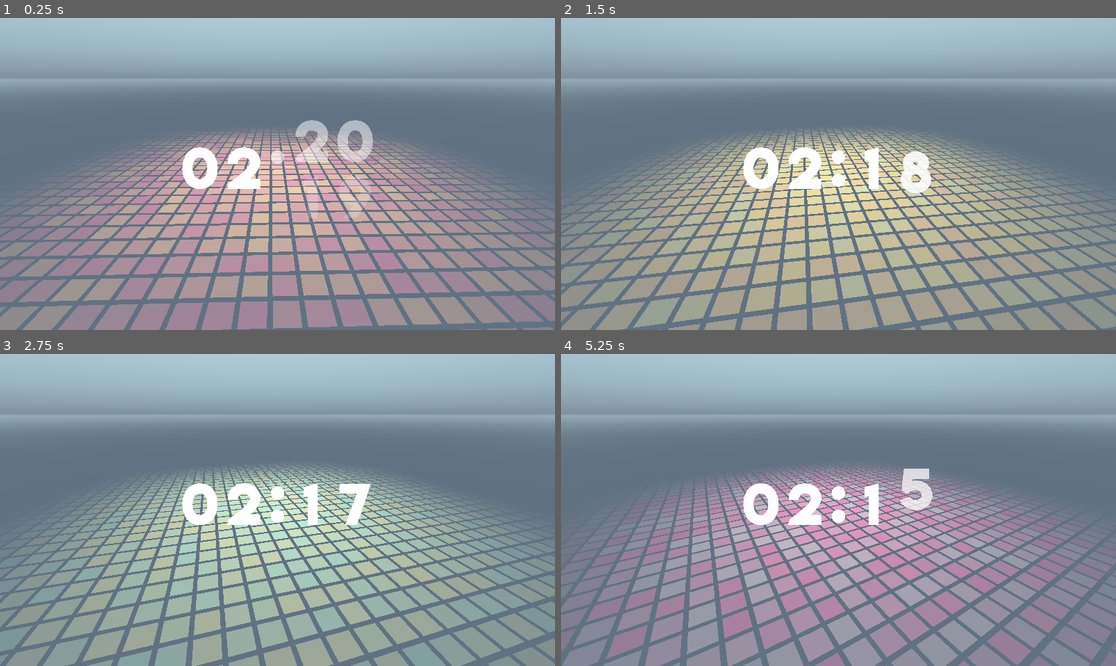
Above: before the commit, frames 1-4 (two rows, left to right).
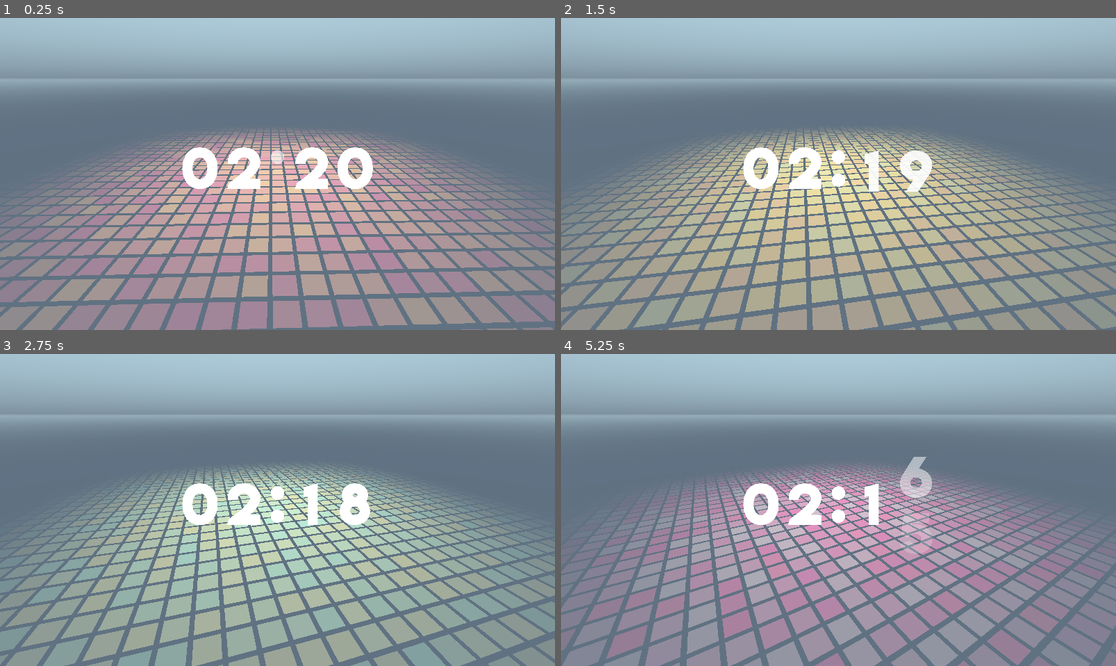
Above: after the commit, the same moments.

Repository: Tralexium/FA2021Countdown
Game: Godot game, scene res://Scenes/Main.tscn
Same seed, same stepped clock (60 frames per second), same inputs: the game is played once before the commit and once after it.
Inputs:
- Up to frame 1 (0.25 s): no input
- Up to frame 2 (1.5 s): no input
- Up to frame 3 (2.75 s): no input
- Up to frame 4 (5.25 s): no input

The runs differ from the first frame. In frame 1, 1.9% of the frame differs, in the area x 53-68%, y 32-65%; in frame 2, 0.3%; in frame 3, 0.4%; in frame 4, 0.9%.

Commit message:
Improved accuracy of the timer

Diff:
--- a/Scenes/UI/Timer.gd
+++ b/Scenes/UI/Timer.gd
@@ -8,7 +8,7 @@
 onready var nColumn := $TimerColumn
 onready var nSecondOne := $Second
 onready var nSecondTwo := $Second2
-onready var nAnimationPlayer := $AnimationPlayer
+onready var nTimer := $Timer
 
 var paused := true
 
@@ -25,11 +25,12 @@
 
 
 func start_timer() -> void:
+	nTimer.start()
 	paused = false
-	_count_down()
 
 
 func pause_timer() -> void:
+	nTimer.stop()
 	paused = true
 
 
@@ -48,8 +49,6 @@
 		return
 
 	_set_all_current_numbers()
-	yield(get_tree().create_timer(1.0), "timeout")
-	_count_down()
 
 
 func _set_all_current_numbers():
@@ -60,3 +59,7 @@
 	# Setup seconds
 	nSecondOne.set_with_animation(floor(timer_seconds / 10))
 	nSecondTwo.set_with_animation(timer_seconds % 10)
+
+
+func _on_Timer_timeout() -> void:
+	_count_down()
--- a/Scenes/UI/Timer.tscn
+++ b/Scenes/UI/Timer.tscn
@@ -39,4 +39,7 @@
 margin_right = 686.0
 margin_bottom = 256.0
 
-[node name="AnimationPlayer" type="AnimationPlayer" parent="."]
+[node name="Timer" type="Timer" parent="."]
+autostart = true
+
+[connection signal="timeout" from="Timer" to="." method="_on_Timer_timeout"]
